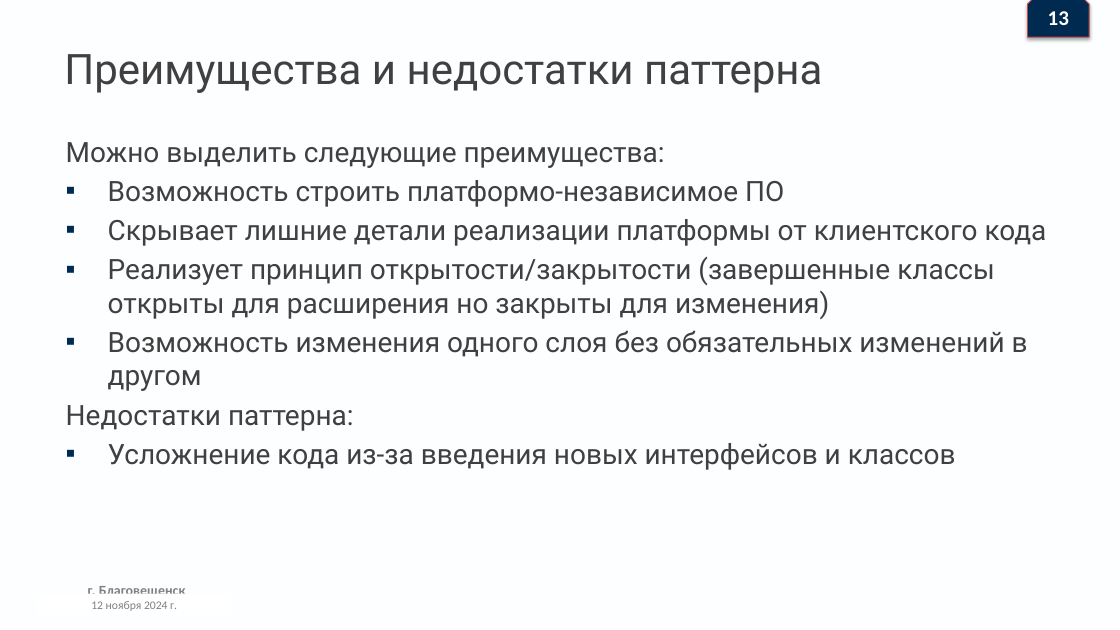
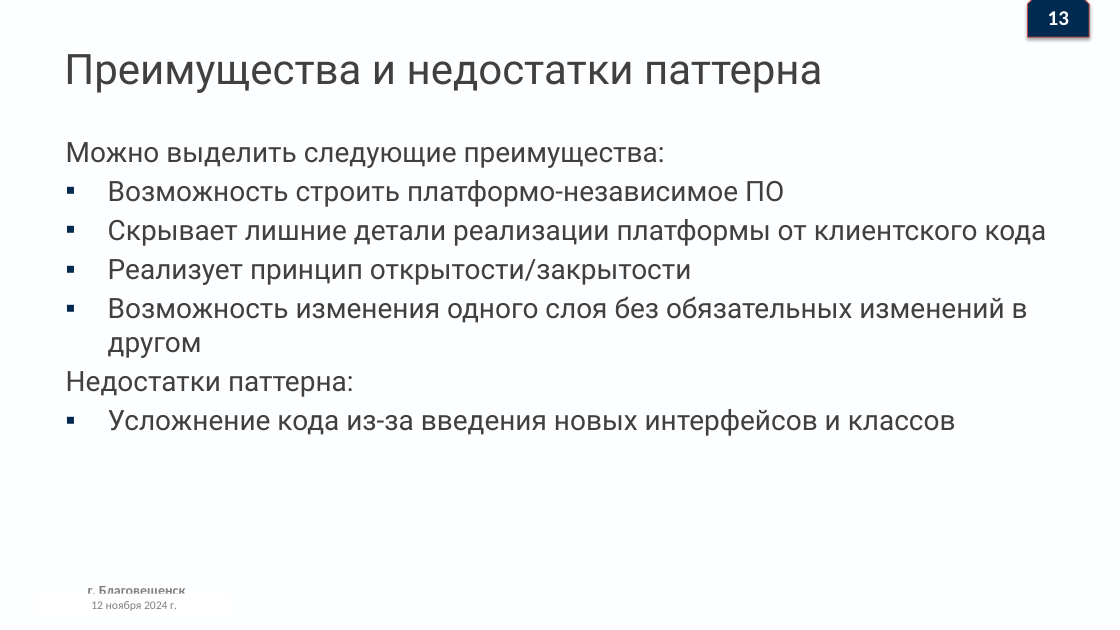
Before and after one commit to Denis-buh/Pattern-Bridge, a slide deck: slide 14 of Presentation/Презентация.pptx. Drawn at 1120x630 pixels with LibreOffice and Linux fonts; fonts in the diff are those of the drawing; background and template pictures are left out. Boxes give left, top, right and bottom in pixels: in the first picture for what was removed or moved away, otherwise in the second. Text is boxed around its words. In the diff, an @@ line names an element or a change of style, - is before the commit and + after.

```diff
--- a/Presentation/Презентация.pptx
+++ b/Presentation/Презентация.pptx
@@ text at box(108, 259, 692, 285): text changed @@
-▪ Реализует принцип открытости/закрытости (завершенные классы открыты для расширения но закрыты для изменения)
+▪ Реализует принцип открытости/закрытости
```
Also in this commit, not shown: 1 other slide changed, 1 other file.
